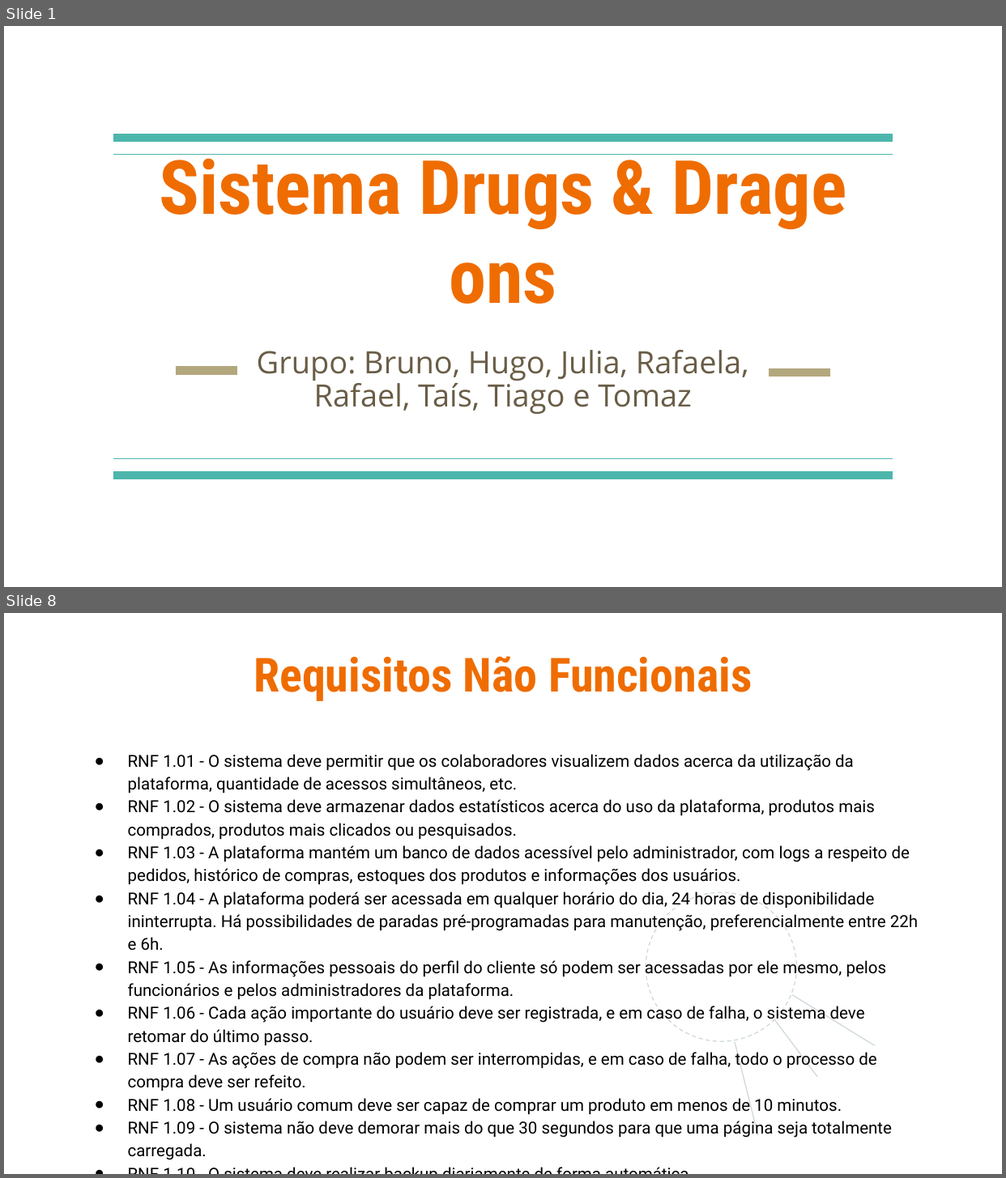
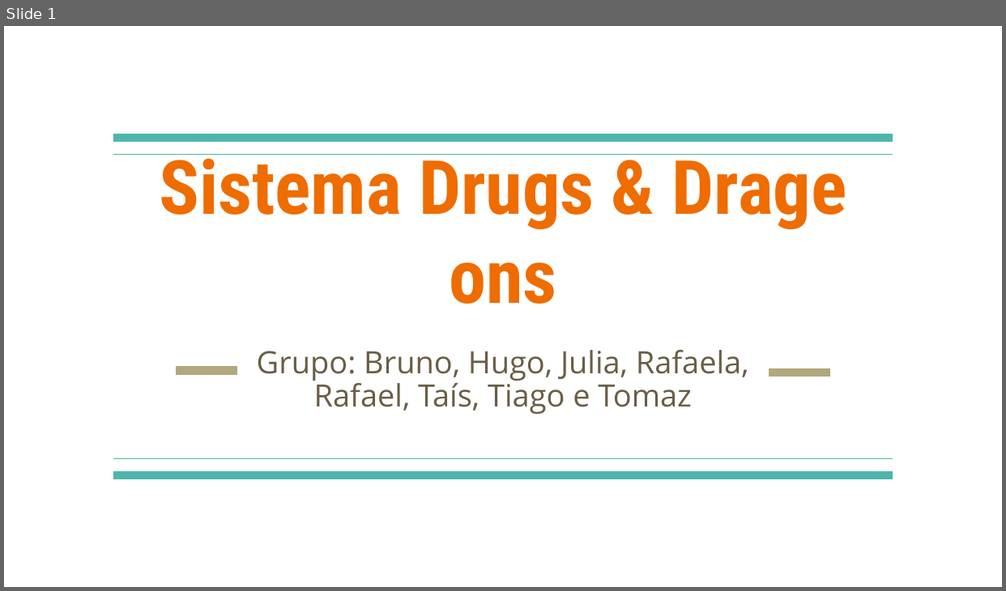
Before and after one commit to HugoBianquini/Projeto-de-Software, a slide deck: Sistema Drugs & Drage ons.pptx. Shown one above the other, each under a label of ours: slides 1 and 8 before the commit, slide 1 after it; the slides between them are not shown. The pictures are 1006x1178 and 1006x591 pixels, drawn with LibreOffice and Linux fonts; fonts in the diff are those of the drawing; background and template pictures are left out. Boxes give left, top, right and bottom in pixels: in the first picture for what was removed or moved away, otherwise in the second. Text is boxed around its words. In the diff, an @@ line names an element or a change of style, - is before the commit and + after.

```diff
--- a/Sistema Drugs & Drage ons.pptx
+++ b/Sistema Drugs & Drage ons.pptx
@@ slide 8 removed at (4, 613, 1002, 1174), background picture (left out) @@
@@ title removed at (253, 656, 752, 701) @@
-Requisitos Não Funcionais
@@ text removed at (128, 754, 918, 1161) @@
-● RNF 1.01 - O sistema deve permitir que os colaboradores visualizem dados acerca da utilização da plataforma, quantidade de acessos simultâneos, etc.
-● RNF 1.02 - O sistema deve armazenar dados estatísticos acerca do uso da plataforma, produtos mais comprados, produtos mais clicados ou pesquisados.
-● RNF 1.03 - A plataforma mantém um banco de dados acessível pelo administrador, com logs a respeito de pedidos, histórico de compras, estoques dos produtos e informações dos usuários.
-● RNF 1.04 - A plataforma poderá ser acessada em qualquer horário do dia, 24 horas de disponibilidade ininterrupta. Há possibilidades de paradas pré-programadas para manutenção, preferencialmente entre 22h e 6h.
-● RNF 1.05 - As informações pessoais do perfil do cliente só podem ser acessadas por ele mesmo, pelos funcionários e pelos administradores da plataforma.
-● RNF 1.06 - Cada ação importante do usuário deve ser registrada, e em caso de falha, o sistema deve retomar do último passo.
-● RNF 1.07 - As ações de compra não podem ser interrompidas, e em caso de falha, todo o processo de compra deve ser refeito.
-● RNF 1.08 - Um usuário comum deve ser capaz de comprar um produto em menos de 10 minutos.
-● RNF 1.09 - O sistema não deve demorar mais do que 30 segundos para que uma página seja totalmente carregada.
-● RNF 1.10 - O sistema deve realizar backup diariamente de forma automática.
@@ ellipse removed at (646, 892, 796, 1041) @@
@@ line removed from (792, 995) to (874, 1046) @@
@@ line removed from (774, 1020) to (817, 1077) @@
@@ line removed from (735, 1042) to (758, 1136) @@
```
Also in this commit, not shown: 1 slide changed, 4 slides added, 51 other slides removed, 1 other file.
